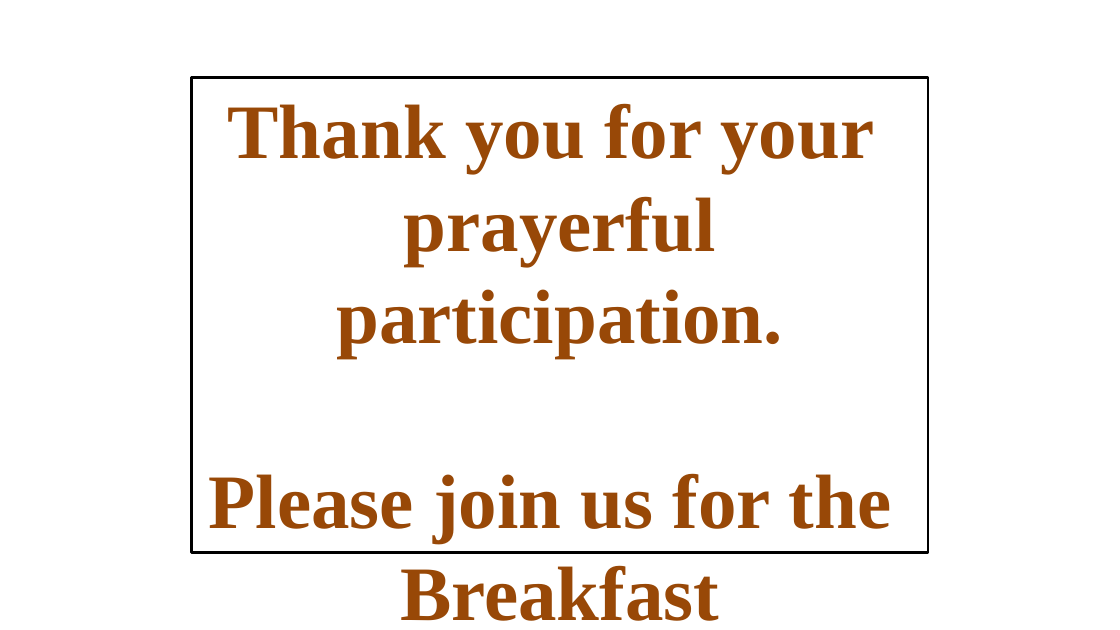
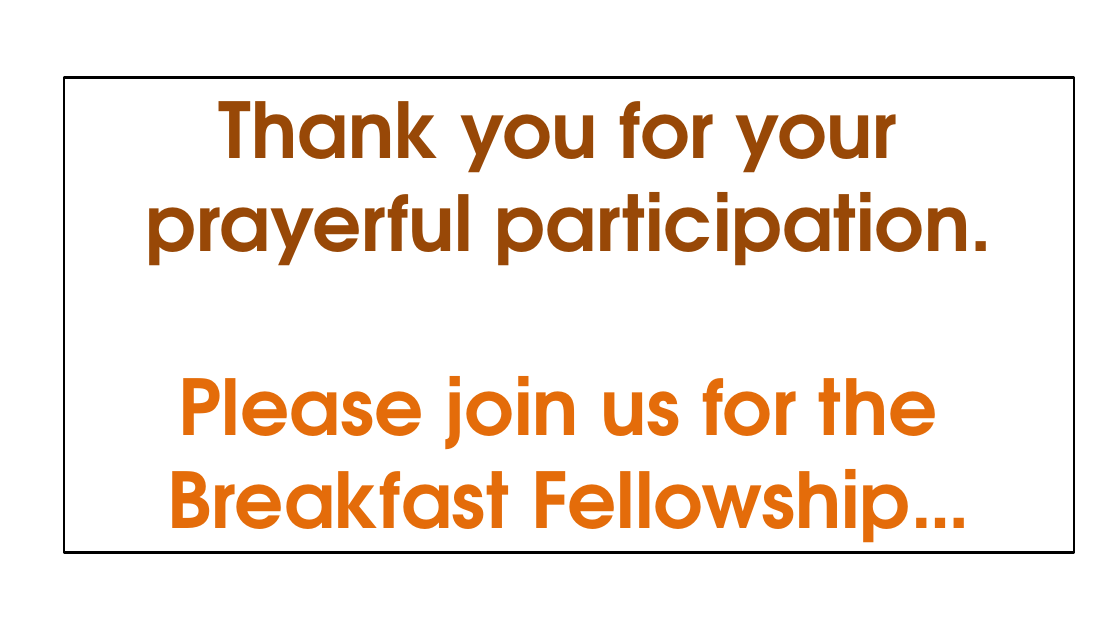
Before and after one commit to gijocode/Church_PPT_Utility, a slide deck: slide 148 of templates/english_arial_service_template.pptx. Drawn at 1120x630 pixels with LibreOffice and Linux fonts; fonts in the diff are those of the drawing; background and template pictures are left out. Boxes give left, top, right and bottom in pixels: in the first picture for what was removed or moved away, otherwise in the second. Text is boxed around its words. In the diff, an @@ line names an element or a change of style, - is before the commit and + after.

```diff
--- a/templates/english_arial_service_template.pptx
+++ b/templates/english_arial_service_template.pptx
@@ rectangle "Thank you for your" resized from (x1=192, y1=77, x2=928, y2=552) to (x1=64, y1=77, x2=1075, y2=552) @@
@@ rectangle "Thank you for your" at (x1=64, y1=77, x2=1075, y2=552): font Times New Roman to TeX Gyre Adventor; text colour #984807 to #E46C0A in "Please join us for the", "Breakfast Fellowship…" @@
```
Also in this commit, not shown: 2 other slides changed, 3 other files.
